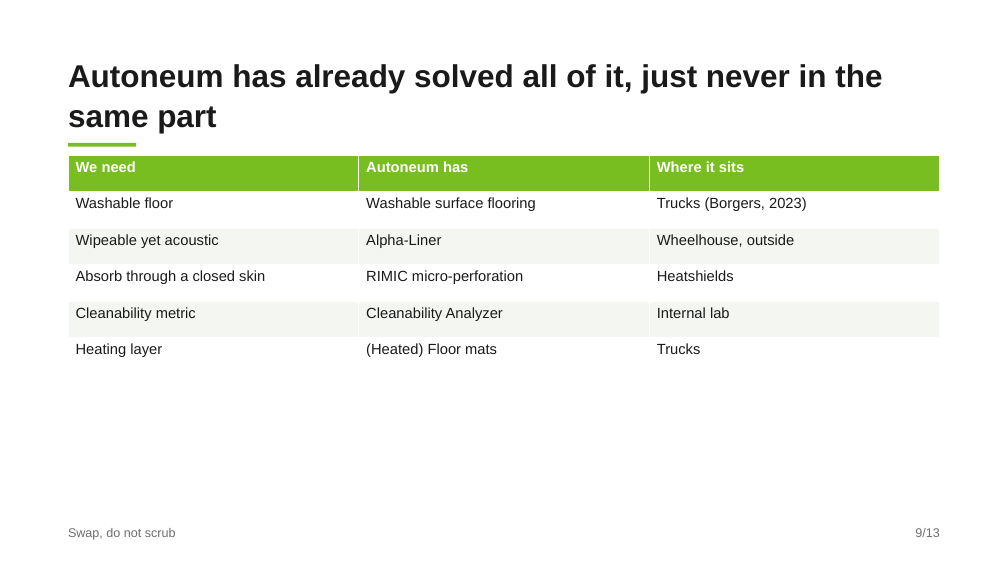
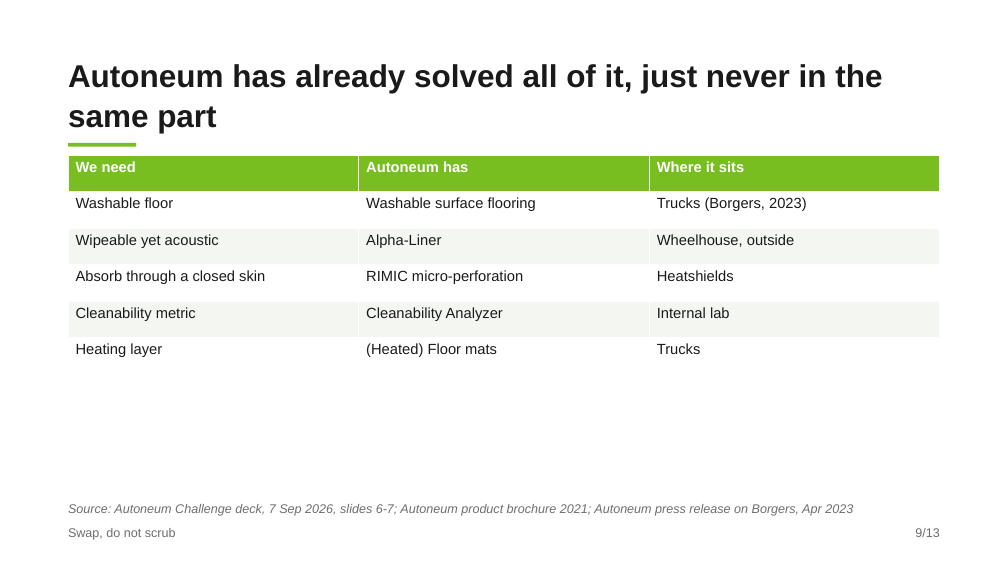
Before and after one commit to Maxlemore97/Autoneum-Challenge-2026, a slide deck: slide 9 of Praesentationen/midterm/Autoneum-Midterm_Team4.pptx. Drawn at 1008x567 pixels with LibreOffice and Linux fonts; fonts in the diff are those of the drawing. Boxes give left, top, right and bottom in pixels: in the first picture for what was removed or moved away, otherwise in the second. Text is boxed around its words. In the diff, an @@ line names an element or a change of style, - is before the commit and + after.

```diff
--- a/Praesentationen/midterm/Autoneum-Midterm_Team4.pptx
+++ b/Praesentationen/midterm/Autoneum-Midterm_Team4.pptx
@@ text added at (68,504,853,516), 12 pt, text #6E6E6E, italic @@
+Source: Autoneum Challenge deck, 7 Sep 2026, slides 6-7; Autoneum product brochure 2021; Autoneum press release on Borgers, Apr 2023
```
Also in this commit, not shown: 5 other slides changed, 5 other files.
